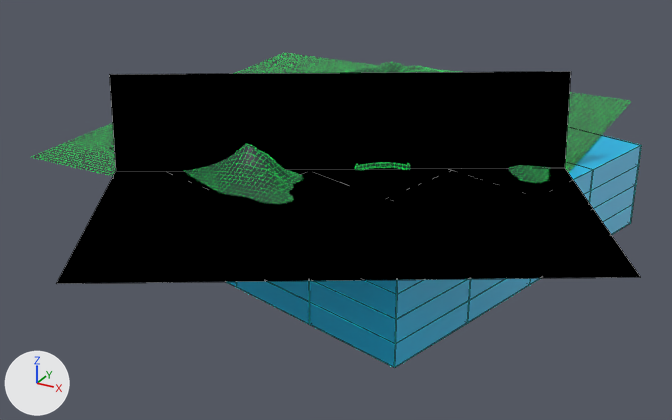
The Blender file web-design/Blender Models/cyberspace/cyberspace.blend: old version first, new version second.
The view is the same before and after, from a 50 mm camera at (11.8, -25.7, 11.0) aimed at (-1.7, -1.1, -1.3). The axes (+X, +Y, +Z) are drawn at lower left. The lights are the same throughout. Mesh edges are drawn as thin lines on the coarser meshes.

In view in the first picture: 'Bridge Greenscreen', 'Landscape', 'River'.
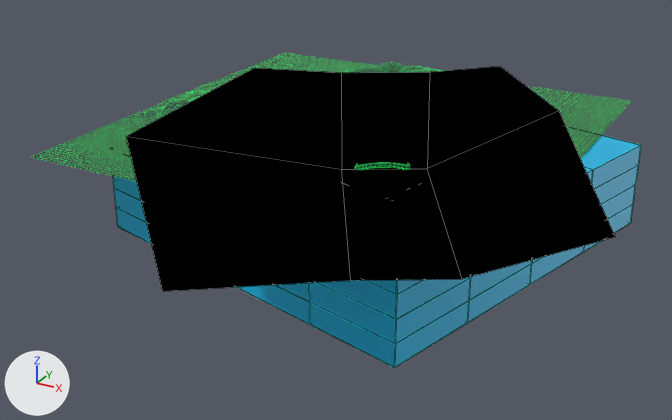
The change, as a list of edits to the scene's bpy script:
```text
Change me_plane_002:
    where me_plane_002.from_pydata(...)  # 6 vertices, 2 faces; spans x -1.67..1.0, y -1.39..0.1, z 0.0..0.57
    used by ob_bridge_greenscreen; location = (0.0, 0.0, 0.01); rotation_euler = (0.0, 0.0, 0.527), in degrees (0, 0, 30); scale = (5.46, 5.46, 5.46)
    verts and faces of me_plane_002; kept vertices keep their numbers, new ones are numbered from 6
    before: 0 (-1.67, -1.39, 0.0) at pixel (56, 283), 1 (1.0, -1.39, 0.0) at pixel (640, 277), 2 (-1.67, 0.1, 0.57) at pixel (109, 74), 3 (1.0, 0.1, 0.57) at pixel (570, 71), 4 (-1.67, 0.02, 0.0) at pixel (115, 171)
    before: 5 (1.0, 0.02, 0.0) at pixel (564, 167)
    me_plane_002 part 1
    add delete_vertices([*range(0, 6)])  # with the faces that use them
    add verts[6] = (-0.34, -1.39, 0.0)  # pixel (350, 280)
    add verts[7] = (-0.34, 0.1, 0.57)  # pixel (341, 72)
    add verts[8] = (-0.34, 0.02, 0.0)  # pixel (341, 169)
    add for new, old in zip([9, 10, 11], [6, 7, 8]): verts[new] = verts[old] + (0.52, 0.0, 0.0)
    add verts[12] = (-1.11, -1.86, 0.21)  # pixel (162, 291)
    add verts[13] = (0.85, -1.4, 0.21)  # pixel (615, 237)
    add verts[14] = (-0.82, -0.08, 0.65)  # pixel (255, 67)
    add verts[15] = (0.56, 0.0, 0.63)  # pixel (500, 66)
    add verts[16] = (-1.42, -0.82, 0.51)  # pixel (126, 136)
    add verts[17] = (0.84, -0.3, 0.46)  # pixel (559, 110)
    add faces += [(10, 11, 17, 15), (9, 13, 17, 11), (6, 8, 16, 12), (7, 14, 16, 8), (6, 9, 11, 8), (7, 8, 11, 10)]
```

Boxes (x1, y1, x2, y2) around the edits, measured in the pictures (672 x 420 px):
'Bridge Greenscreen', reshaped (16% narrower): before (56, 71, 640, 284); after (126, 66, 615, 291)
